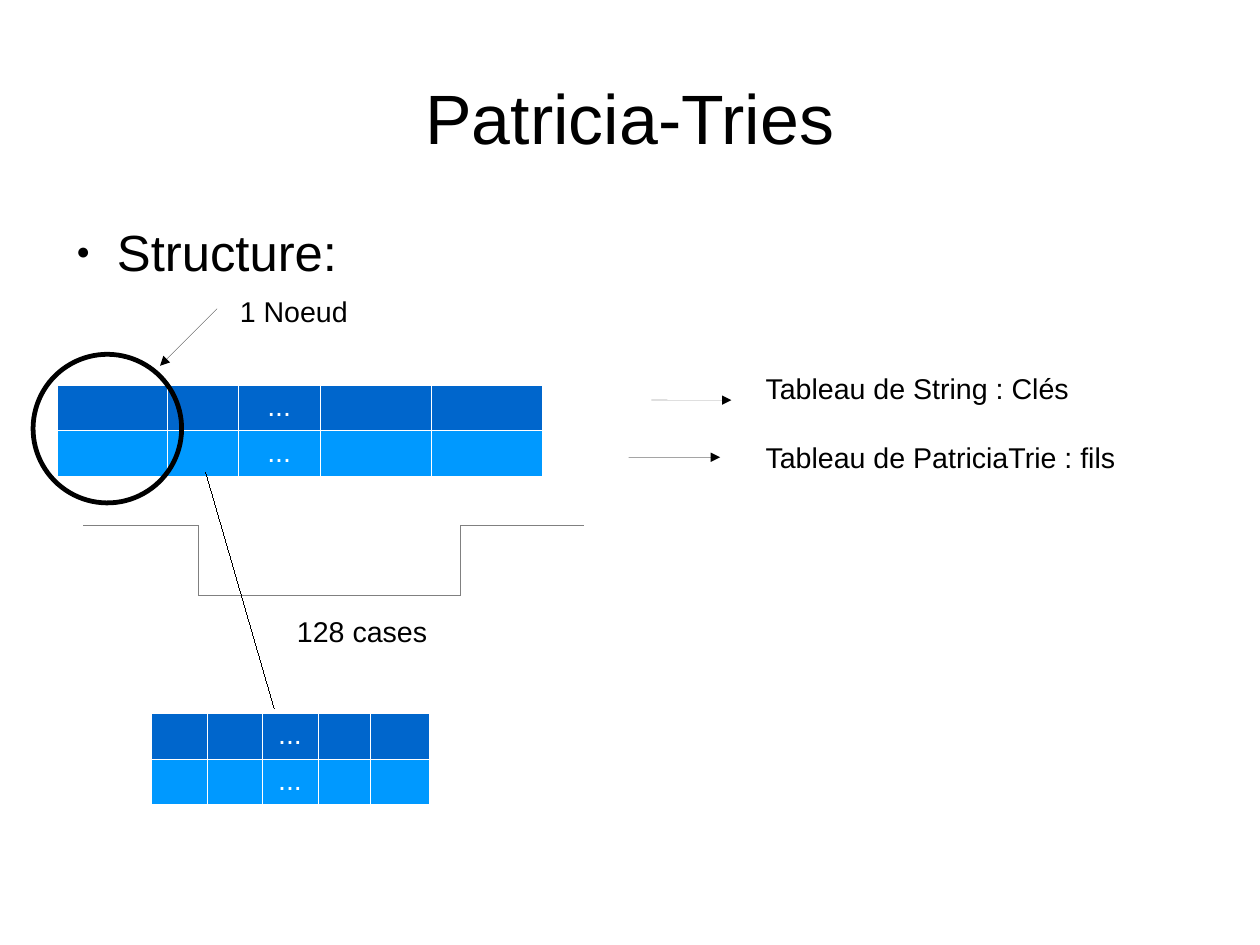
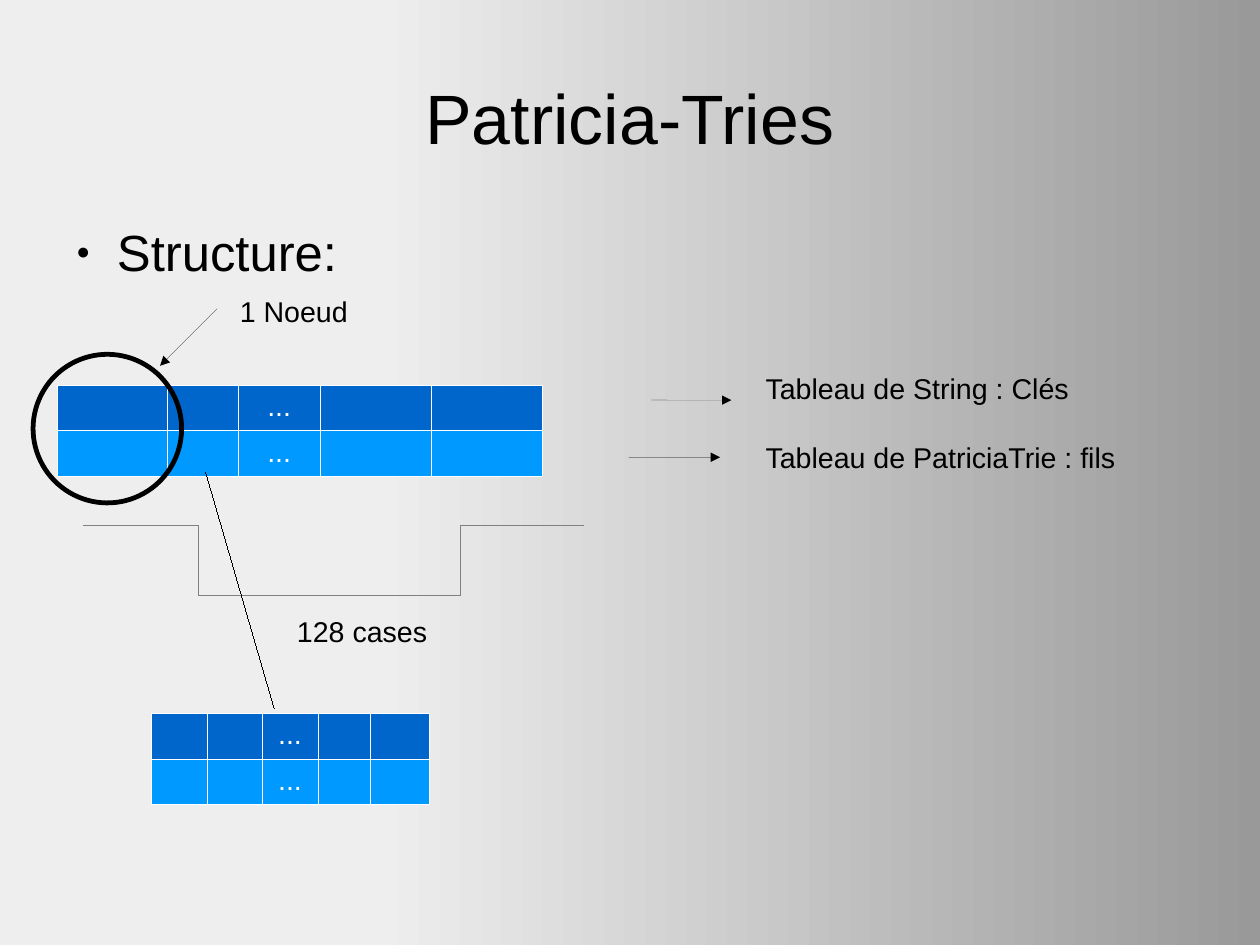
Before and after one commit to Krihox/algavproject, a slide deck: slide 2 of ALGAV/rapport/diapo_ALGAV.odp (slide 3 before the commit). Drawn at 1260x945 pixels with LibreOffice and Linux fonts; fonts in the diff are those of the drawing. Boxes give left, top, right and bottom in pixels: in the first picture for what was removed or moved away, otherwise in the second. Text is boxed around its words. In the diff, an @@ line names an element or a change of style, - is before the commit and + after.

```diff
--- a/ALGAV/rapport/diapo_ALGAV.odp
+++ b/ALGAV/rapport/diapo_ALGAV.odp
@@ background #FFFFFF to gradient #EEEEEE to #999999 @@
```
Also in this commit, not shown: 1 other slide changed, 3 slides added, 2 slides removed.
